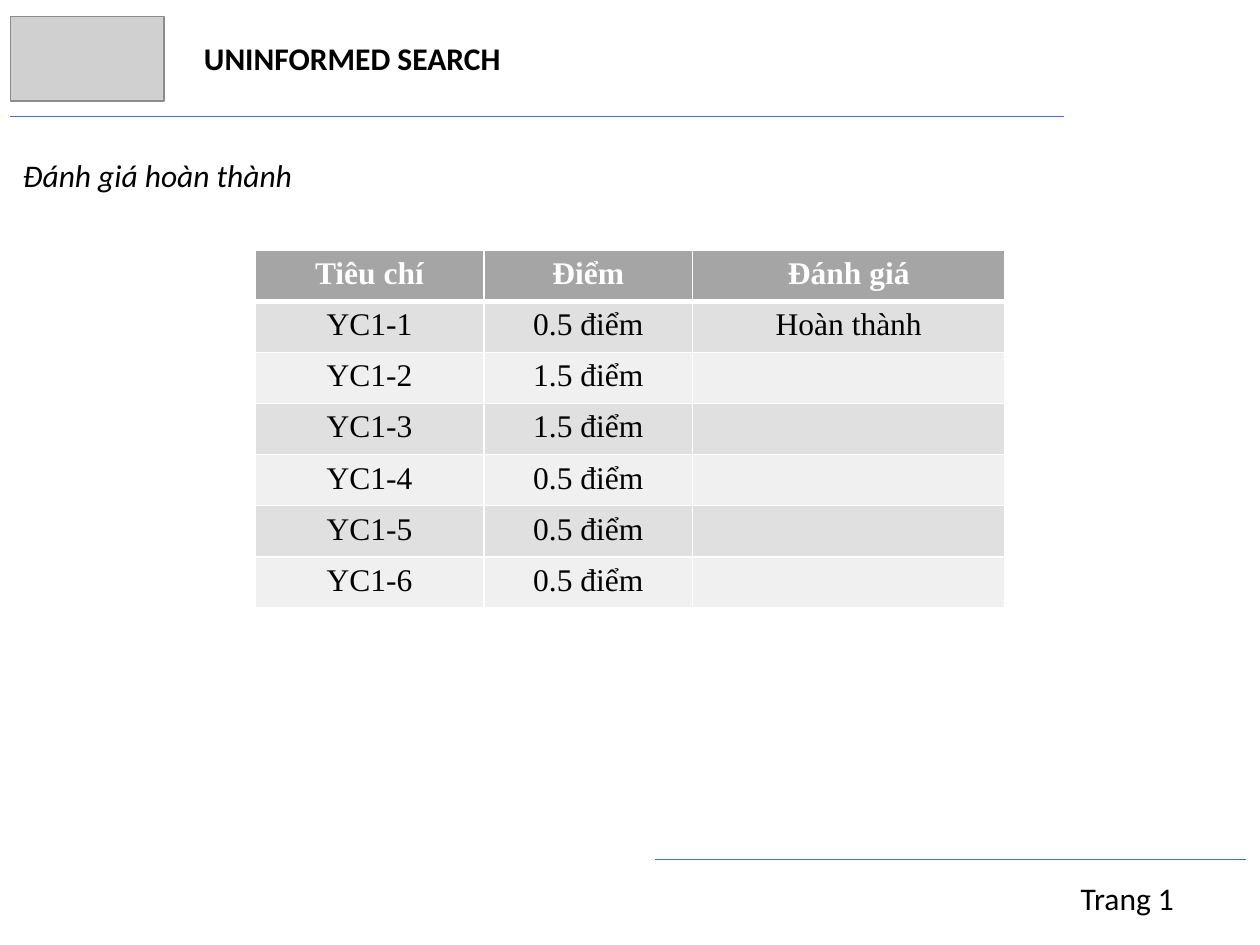
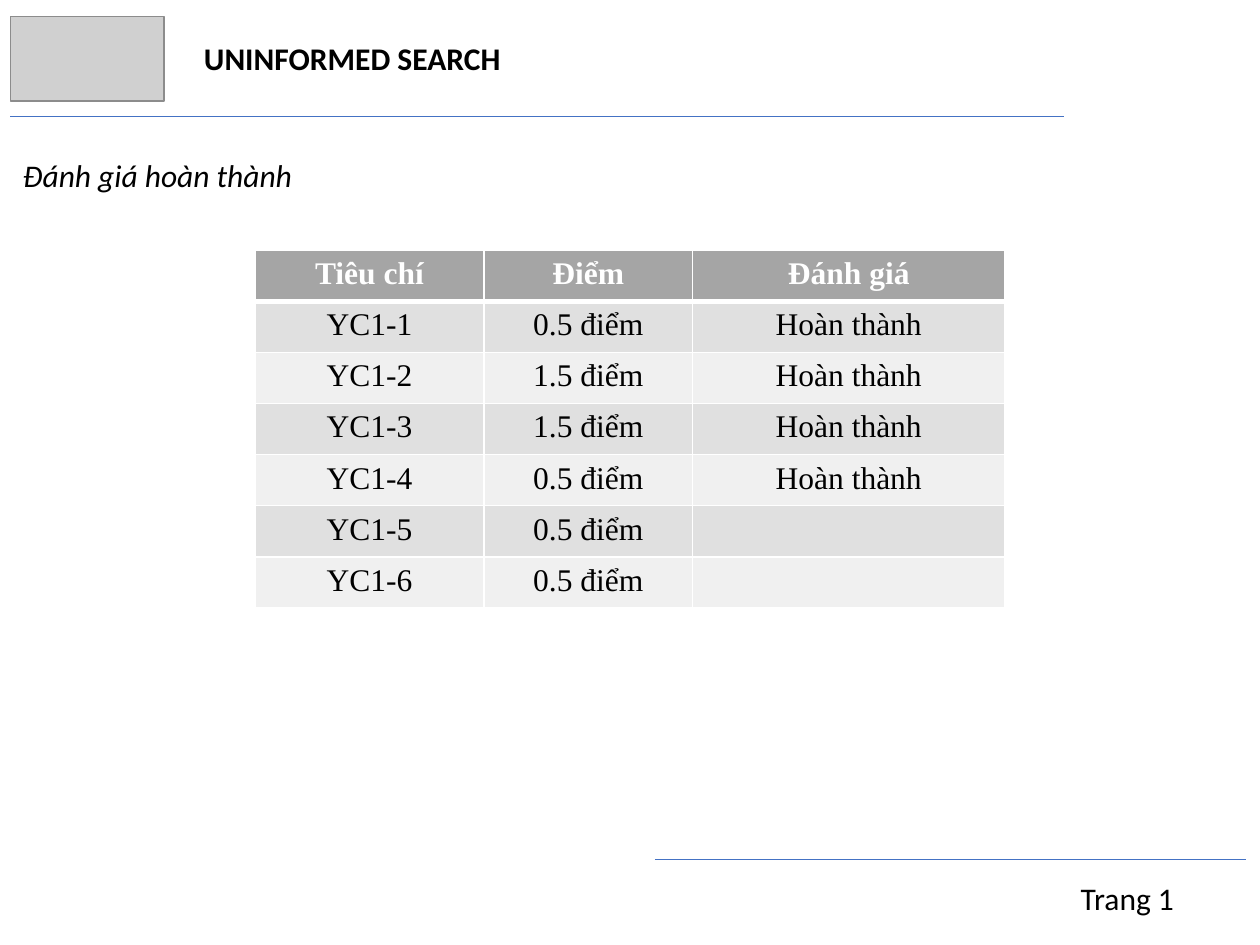
Before and after one commit to trngbro/AI, a slide deck: slide 15 of present/presentation.pptx (slide 14 before the commit). Drawn at 1260x945 pixels with LibreOffice and Linux fonts; fonts in the diff are those of the drawing; grey boxes stand for pictures. Boxes give left, top, right and bottom in pixels: in the first picture for what was removed or moved away, otherwise in the second. Text is boxed around its words. In the diff, an @@ line names an element or a change of style, - is before the commit and + after.

```diff
--- a/present/presentation.pptx
+++ b/present/presentation.pptx
@@ table at (255, 251, 1005, 609) @@
-row 3, column 3: 
+row 3, column 3: Hoàn thành
-row 4, column 3: 
+row 4, column 3: Hoàn thành
-row 5, column 3: 
+row 5, column 3: Hoàn thành
```
Also in this commit, not shown: 11 other slides changed, 1 slide added, 1 other file.
